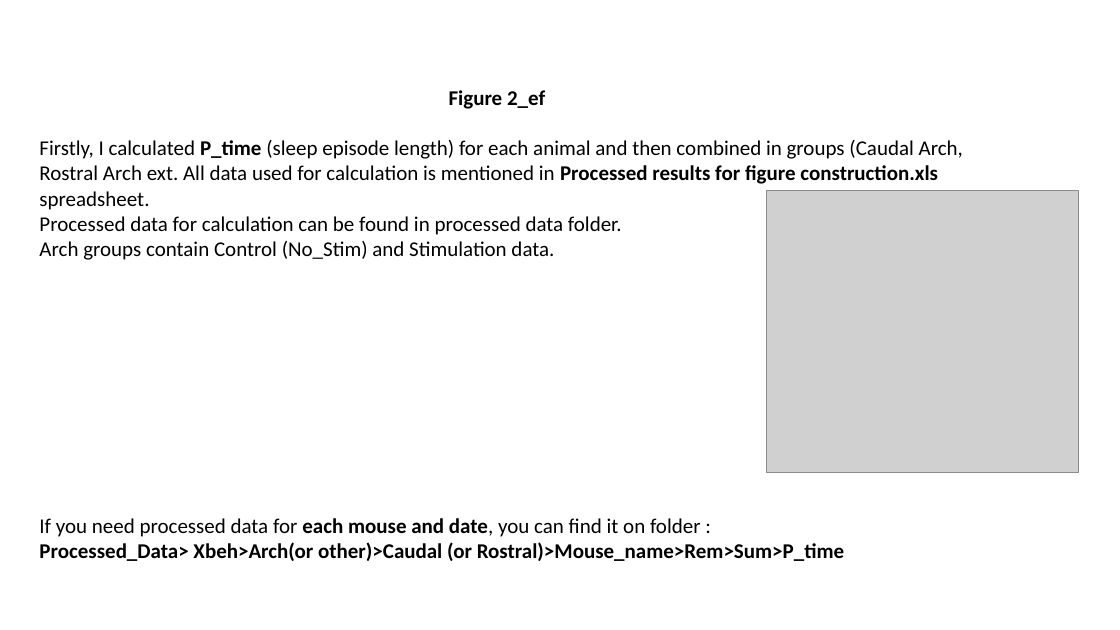
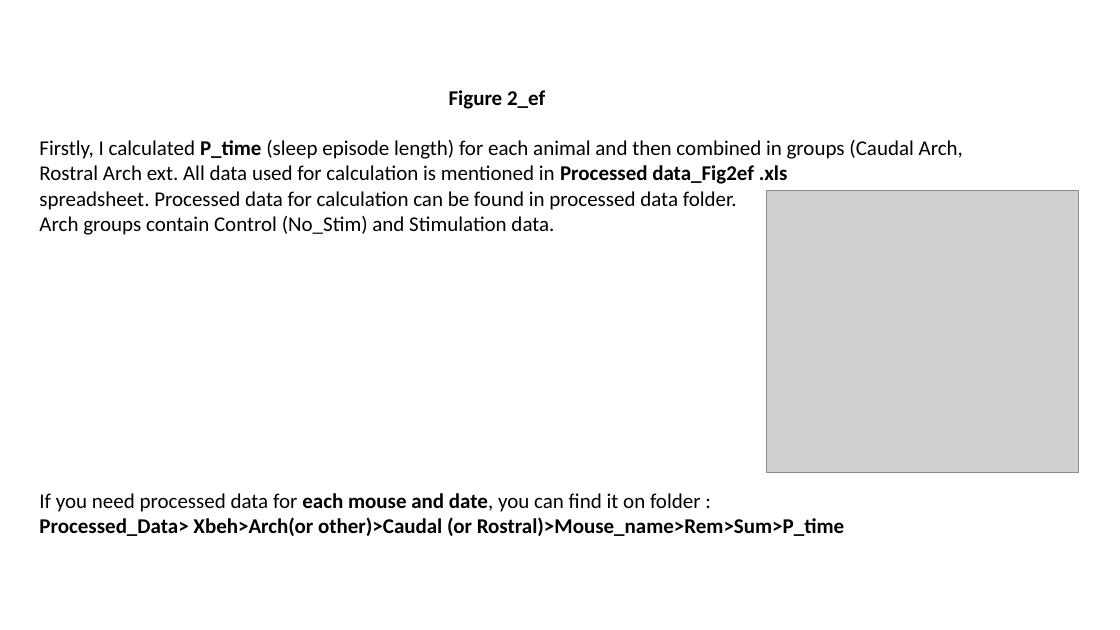
Before and after one commit to Vladimir8585/TRN-project, a slide deck: slide 19 of Explanation_Data.pptx. Drawn at 1120x630 pixels with LibreOffice and Linux fonts; fonts in the diff are those of the drawing; grey boxes stand for pictures. Boxes give left, top, right and bottom in pixels: in the first picture for what was removed or moved away, otherwise in the second. Text is boxed around its words. In the diff, an @@ line names an element or a change of style, - is before the commit and + after.

```diff
--- a/Explanation_Data.pptx
+++ b/Explanation_Data.pptx
@@ text at bbox=[39, 140, 963, 210]: text changed @@
-Firstly, I calculated P_time (sleep episode length) for each animal and then combined in groups (Caudal Arch, Rostral Arch ext. All data used for calculation is mentioned in Processed results for figure construction.xls
-spreadsheet.
-Processed data for calculation can be found in processed data folder.
+Firstly, I calculated P_time (sleep episode length) for each animal and then combined in groups (Caudal Arch, Rostral Arch ext. All data used for calculation is mentioned in Processed data_Fig2ef .xls
+spreadsheet. Processed data for calculation can be found in processed data folder.
```
Also in this commit, not shown: 1 other slide changed.
